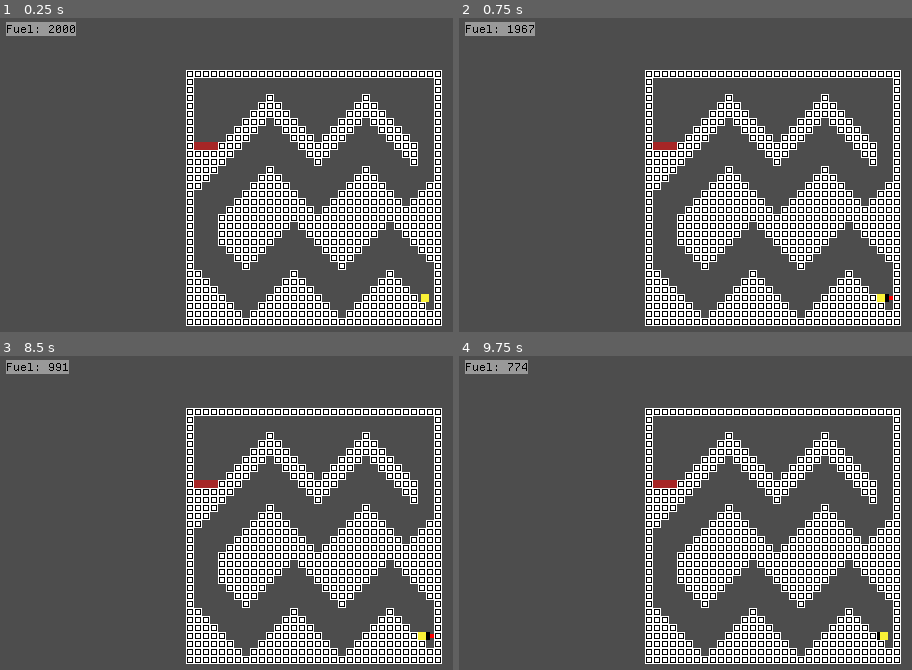
Above: before the commit, frames 1-4 (two rows, left to right).
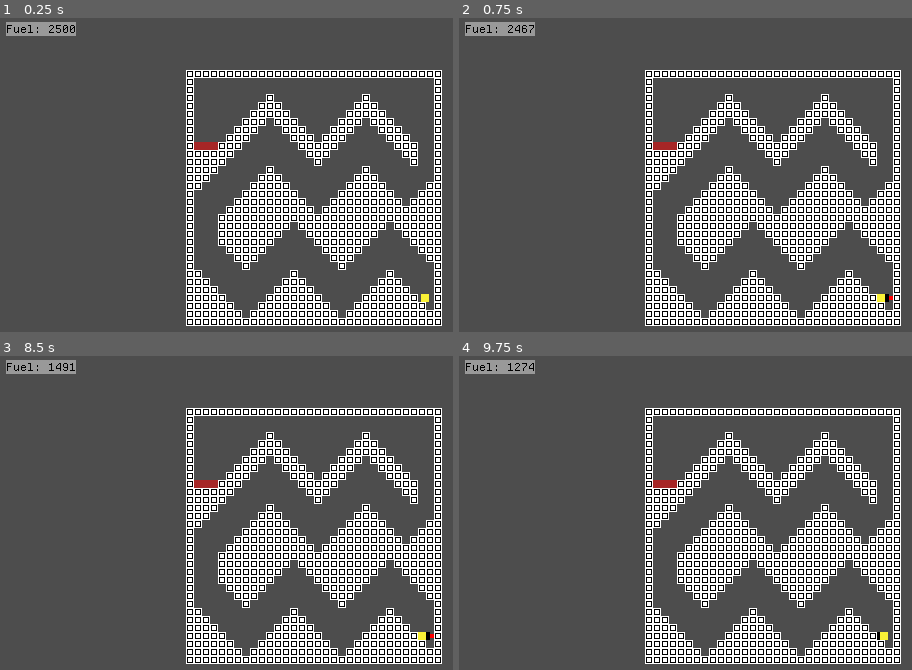
Above: after the commit, the same moments.

Repository: OSGH-web/balloon-movement-demo
Game: Godot game, scene res://levels/level-ben-1-4-waves.tscn
Two runs of this game, one before a commit and one after it. Both use one fixed random seed, a clock stepped at 60 frames per second and the inputs below. This scene is started directly instead of the project's main scene. Sound files missing from this copy of the repository are replaced by a short silence.
Inputs:
- Up to frame 1 (0.25 s): no input
- Up to frame 2 (0.75 s): tap Enter at 0.5 s; hold Right (ui_right) from 0.53 s (still down); hold Q (ui_q) from 0.53 s (still down)
- Up to frame 3 (8.5 s): tap Up (ui_up) at 0.77, 1.52, 3.02, 3.77, 4.52, 6.02, 6.77, 7.52 s; release Q (ui_q) at 1.28 s; tap Q (ui_q) every 1.5 s from 1.35 to 7.35 s; tap R (reset) at 2, 2.75 s; release Right (ui_right) at 2.03 s; hold Left (ui_left) 2.03-2.78 s; hold Q (ui_q) 2.03-2.78 s; hold Right (ui_right) 2.78-4.28 s; hold Q (ui_q) 3.53-4.28 s; hold Left (ui_left) 4.28-5.03 s; hold Right (ui_right) 5.03-5.78 s; hold Q (ui_q) 5.03-5.78 s; hold Left (ui_left) 5.78-7.28 s; hold Q (ui_q) 6.53-7.28 s; hold Right (ui_right) from 7.28 s (still down); hold Q (ui_q) from 8.03 s (still down)
- Up to frame 4 (9.75 s): release Q (ui_q) at 8.78 s; tap Q (ui_q) at 8.85 s; tap Up (ui_up) at 9.02 s; release Right (ui_right) at 9.53 s; hold Left (ui_left) from 9.53 s (still down); hold Q (ui_q) from 9.53 s (still down)

The runs differ from the first frame. In frame 1, less than 0.1% of the frame differs, in the area x 12-14%, y 2-5%; in frame 2, less than 0.1%; in frame 3, 0.1%, in the area x 10-17%, y 1-6%; in frame 4, 0.1%.

Commit message:
Audio bus (#13)
* Cleaned up folder structure

* Fixed level settings + removed icon

* removed zoom on ben-1-2

* Increased fuel for ben level 4

* Implemented audio busses and simplified gas_can script

* gas can scene

* Removed redundant gas_can.cd code

* Fixed end zone

* fixed return to level select

Diff:
--- /dev/null
+++ b/default_bus_layout.tres
@@ -0,0 +1,15 @@
+[gd_resource type="AudioBusLayout" format=3 uid="uid://br34g2t6s30dg"]
+
+[resource]
+bus/1/name = &"Music"
+bus/1/solo = false
+bus/1/mute = false
+bus/1/bypass_fx = false
+bus/1/volume_db = -6.0
+bus/1/send = &"Master"
+bus/2/name = &"SFX"
+bus/2/solo = false
+bus/2/mute = false
+bus/2/bypass_fx = false
+bus/2/volume_db = -8.0
+bus/2/send = &"Master"
--- a/levels/level-ben-1-4-waves.tscn
+++ b/levels/level-ben-1-4-waves.tscn
@@ -16,6 +16,7 @@
 floor_constant_speed = true
 safe_margin = 0.001
 tilemaplayer = NodePath("../Terrain")
+FUEL = 2500
 staticCam = true
 
 [node name="Terrain" parent="." instance=ExtResource("3_e4xh1")]
--- a/scenes/gas_can.tscn
+++ b/scenes/gas_can.tscn
@@ -6,6 +6,104 @@
 
 [sub_resource type="RectangleShape2D" id="RectangleShape2D_jrew3"]
 size = Vector2(8, 8)
+
+[sub_resource type="Animation" id="Animation_bruxi"]
+length = 0.001
+tracks/0/type = "value"
+tracks/0/imported = false
+tracks/0/enabled = true
+tracks/0/path = NodePath("Sprite2D:visible")
+tracks/0/interp = 1
+tracks/0/loop_wrap = true
+tracks/0/keys = {
+"times": PackedFloat32Array(0),
+"transitions": PackedFloat32Array(1),
+"update": 1,
+"values": [true]
+}
+tracks/1/type = "value"
+tracks/1/imported = false
+tracks/1/enabled = true
+tracks/1/path = NodePath("CollisionShape2D:disabled")
+tracks/1/interp = 1
+tracks/1/loop_wrap = true
+tracks/1/keys = {
+"times": PackedFloat32Array(0),
+"transitions": PackedFloat32Array(1),
+"update": 1,
+"values": [false]
+}
+tracks/2/type = "value"
+tracks/2/imported = false
+tracks/2/enabled = true
+tracks/2/path = NodePath("PickupSound:playing")
+tracks/2/interp = 1
+tracks/2/loop_wrap = true
+tracks/2/keys = {
+"times": PackedFloat32Array(0),
+"transitions": PackedFloat32Array(1),
+"update": 1,
+"values": [false]
+}
+
+[sub_resource type="Animation" id="Animation_mecvi"]
+resource_name = "pickup"
+tracks/0/type = "value"
+tracks/0/imported = false
+tracks/0/enabled = true
+tracks/0/path = NodePath("Sprite2D:visible")
+tracks/0/interp = 1
+tracks/0/loop_wrap = true
+tracks/0/keys = {
+"times": PackedFloat32Array(0),
+"transitions": PackedFloat32Array(1),
+"update": 1,
+"values": [false]
+}
+tracks/1/type = "value"
+tracks/1/imported = false
+tracks/1/enabled = true
+tracks/1/path = NodePath("CollisionShape2D:disabled")
+tracks/1/interp = 1
+tracks/1/loop_wrap = true
+tracks/1/keys = {
+"times": PackedFloat32Array(0),
+"transitions": PackedFloat32Array(1),
+"update": 1,
+"values": [true]
+}
+tracks/2/type = "value"
+tracks/2/imported = false
+tracks/2/enabled = true
+tracks/2/path = NodePath("PickupSound:playing")
+tracks/2/interp = 1
+tracks/2/loop_wrap = true
+tracks/2/keys = {
+"times": PackedFloat32Array(0),
+"transitions": PackedFloat32Array(1),
+"update": 1,
+"values": [true]
+}
+tracks/3/type = "method"
+tracks/3/imported = false
+tracks/3/enabled = true
+tracks/3/path = NodePath(".")
+tracks/3/interp = 1
+tracks/3/loop_wrap = true
+tracks/3/keys = {
+"times": PackedFloat32Array(1),
+"transitions": PackedFloat32Array(1),
+"values": [{
+"args": [],
+"method": &"queue_free"
+}]
+}
+
+[sub_resource type="AnimationLibrary" id="AnimationLibrary_3xt08"]
+_data = {
+&"RESET": SubResource("Animation_bruxi"),
+&"pickup": SubResource("Animation_mecvi")
+}
 
 [node name="GasCan" type="Area2D"]
 collision_layer = 2
@@ -17,5 +115,11 @@
 [node name="CollisionShape2D" type="CollisionShape2D" parent="."]
 shape = SubResource("RectangleShape2D_jrew3")
 
-[node name="AudioStreamPlayer" type="AudioStreamPlayer" parent="."]
+[node name="PickupSound" type="AudioStreamPlayer" parent="."]
 stream = ExtResource("2_jrew3")
+bus = &"SFX"
+
+[node name="AnimationPlayer" type="AnimationPlayer" parent="."]
+libraries = {
+&"": SubResource("AnimationLibrary_3xt08")
+}
--- a/scenes/player.tscn
+++ b/scenes/player.tscn
@@ -106,10 +106,11 @@
 
 [node name="AudioStreamPlayer2D" type="AudioStreamPlayer2D" parent="."]
 stream = ExtResource("5_qlg0r")
-volume_db = -2.876
 pitch_scale = 1.03
 autoplay = true
+stream_paused = true
 max_distance = 600.0
+bus = &"Music"
 
 [node name="FuelLabel" parent="." instance=ExtResource("4_lvxji")]
 
--- a/scripts/end_zone.gd
+++ b/scripts/end_zone.gd
@@ -18,7 +18,7 @@
 		return_to_world_select()
 
 func return_to_world_select():
-	get_tree().change_scene_to_file("res://scenes/level_select/level_select.tscn")
+	get_tree().change_scene_to_file("res://scenes/level_select.tscn")
 
 func _process(_delta):
 	if Engine.is_editor_hint():  # Only update in the editor
--- a/scripts/gas_can.gd
+++ b/scripts/gas_can.gd
@@ -1,24 +1,12 @@
 class_name GasCan
 extends Area2D
-
-@export var collect_sound: AudioStream
-@onready var audio_player = $AudioStreamPlayer
-@onready var sprite = $Sprite2D
-@onready var collision = $CollisionShape2D
+@onready var animation_player: AnimationPlayer = $AnimationPlayer
 
 func _ready():
 	body_entered.connect(_on_body_entered)
-	if collect_sound:
-		audio_player.stream = collect_sound
 
 func _on_body_entered(body):
 	if body.is_in_group("player"):
 		body.add_fuel(1000)
-		# Disable collision and hide sprite immediately
-		collision.set_deferred("disabled", true)
-		sprite.visible = false
-		# Play sound
-		audio_player.play()
-		# Delete after sound finishes
-		await audio_player.finished
-		queue_free()
+		# Collision, sound, and queue_free() are all handled here.
+		animation_player.play("pickup")
--- a/scripts/player.gd
+++ b/scripts/player.gd
@@ -107,7 +107,7 @@
 			$AnimatedSprite2D.frame = 3  # down
 
 func return_to_world_select():
-	get_tree().change_scene_to_file("res://scenes/level_select/level_select.tscn")
+	get_tree().change_scene_to_file("res://scenes/level_select.tscn")
 
 func _setup_camera_limits(map_width_px, map_height_px):
 	# by default, restrict the camera to the bounding box of the level
Not shown: 1 places in scenes/gas_can.tscn that only renumber resources
